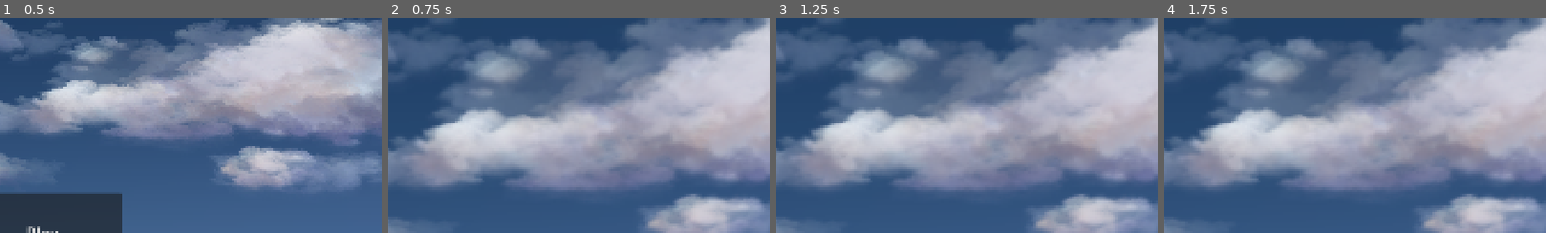
Above: before the commit, frames 1-4 (left to right).
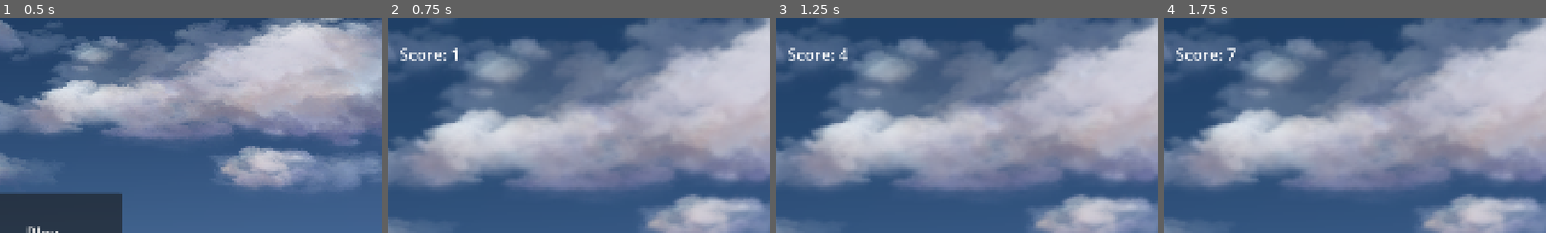
Above: after the commit, the same moments.

Repository: Derpest2Dude/AGL-Mini-Game-Jam-Team-2
Game: Godot game, scene res://Scenes/Levels/main_menu.tscn
The game is run twice, just before and just after one commit, with the same random seed, the same clock (stepped at 60 frames per second) and the same inputs.
Inputs:
- Up to frame 1 (0.5 s): no input
- Up to frame 2 (0.75 s): click "Play" at 0.5 s
- Up to frame 3 (1.25 s): no input
- Up to frame 4 (1.75 s): hold D (move_right) from 1.28 s (still down); tap W (jump) at 1.52 s
The pictures show only the part of the screen within x 44-94%, y 0-50%; the shares and areas given below are measured in that part.

Frame 1 is identical in both runs. In frame 2, 0.4% of the frame differs, in the area x 3-19%, y 13-20%; in frame 3, 0.4%; in frame 4, 0.4%.
Error in both runs: Invalid assignment of property or key 'text' with value of type 'String' on a base object of type 'null instance'. (res://Scripts/score.gd:11)

Commit message:
Add scores to scenes

Diff:
--- a/Scenes/Test Scenes/jake_test_2.tscn
+++ b/Scenes/Test Scenes/jake_test_2.tscn
@@ -7,6 +7,7 @@
 [ext_resource type="PackedScene" uid="uid://cl0upop2d21ju" path="res://Scenes/Prefabs/obstacle_2.tscn" id="4_t1adh"]
 [ext_resource type="Texture2D" uid="uid://crmwm6dmp6lf" path="res://Assets/Sprites/Background.png" id="5_t1adh"]
 [ext_resource type="Script" uid="uid://dy1e1jfnsb4t5" path="res://Scripts/lose_barrier.gd" id="7_edppp"]
+[ext_resource type="PackedScene" uid="uid://cmqsscwst3q4n" path="res://Scenes/Test Scenes/score.tscn" id="8_1qn4a"]
 
 [sub_resource type="ProceduralSkyMaterial" id="ProceduralSkyMaterial_tjhd5"]
 
@@ -96,4 +97,6 @@
 shape = SubResource("BoxShape3D_me57e")
 debug_color = Color(0.9882353, 0, 0.31764707, 1)
 
+[node name="Score" parent="." unique_id=2032495022 instance=ExtResource("8_1qn4a")]
+
 [connection signal="body_entered" from="LoseBarrier" to="LoseBarrier" method="_on_body_entered"]
--- a/Scripts/lose_screen_script.gd
+++ b/Scripts/lose_screen_script.gd
@@ -1,7 +1,8 @@
 extends Control
 
 
-
+func _enter_tree() -> void:
+	$Score.text = "Score %.0f" % [Score]
 
 
 func _on_button_pressed() -> void:
